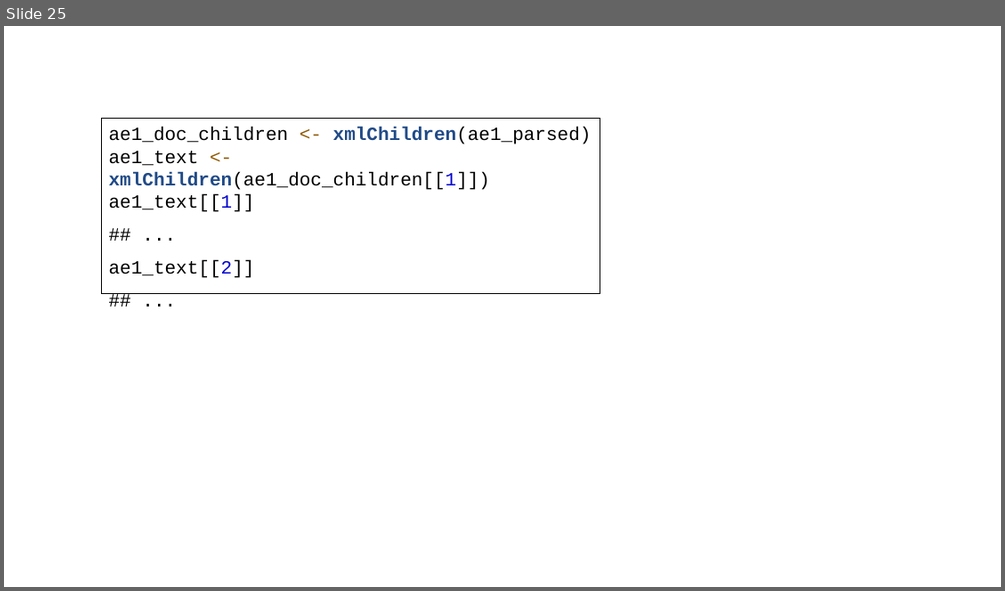
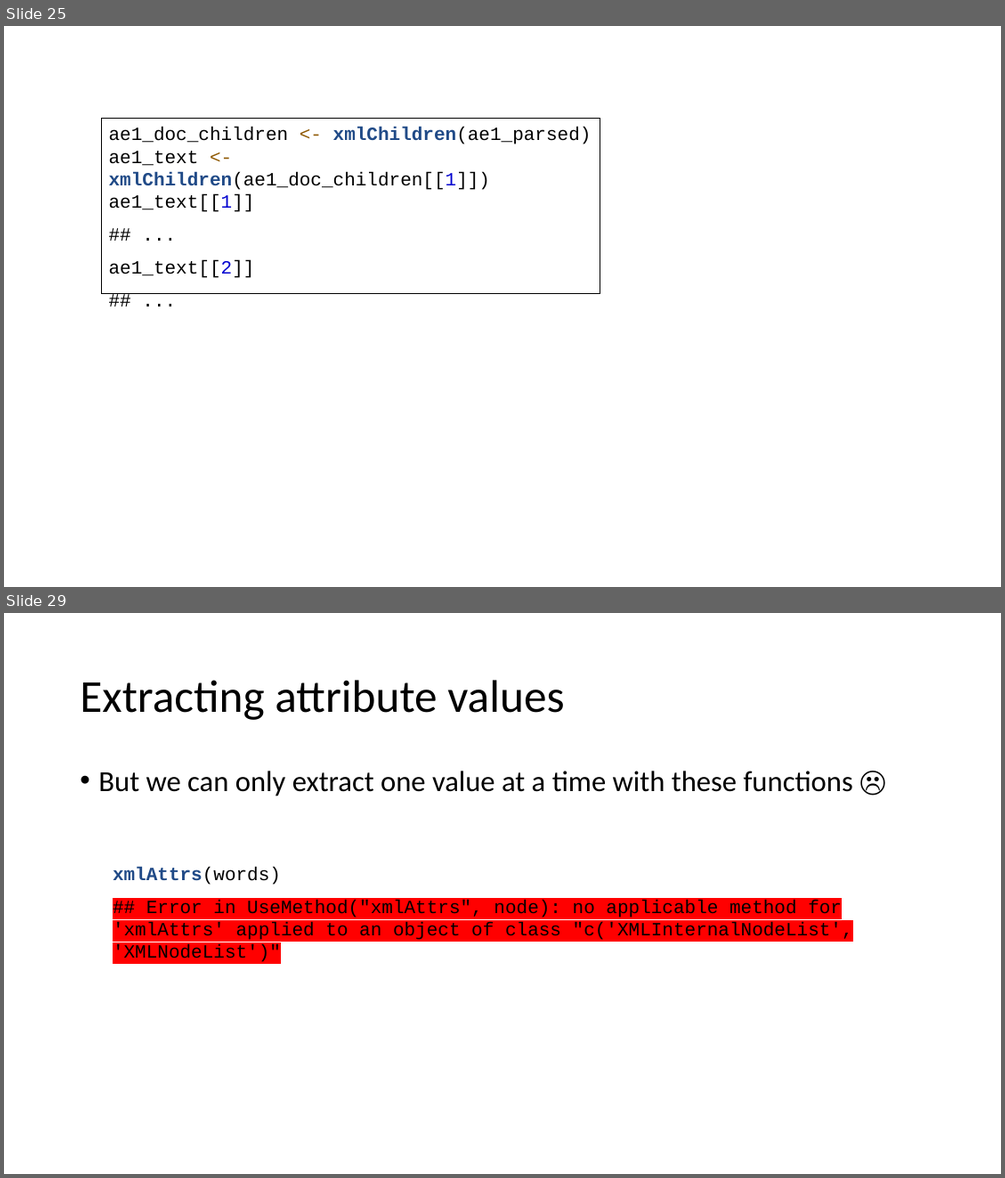
Before and after one commit to ajrtallman/Corpus_Linguistics_FSU_2023-2024, a slide deck: 03_lectures/Corpus linguistics_2023_12_15.pptx. Shown one above the other, each under a label of ours: slide 25 before the commit, slides 25 and 29 after it; the slides between them are not shown. The pictures are 1005x591 and 1005x1178 pixels, drawn with LibreOffice and Linux fonts; fonts in the diff are those of the drawing. Boxes give left, top, right and bottom in pixels: in the first picture for what was removed or moved away, otherwise in the second. Text is boxed around its words. In the diff, an @@ line names an element or a change of style, - is before the commit and + after.

```diff
--- a/03_lectures/Corpus linguistics_2023_12_15.pptx
+++ b/03_lectures/Corpus linguistics_2023_12_15.pptx
@@ slide 29 added at (4, 613, 1001, 1174), background #FFFFFF @@
@@ title added at (80, 680, 564, 720), 44 pt, text #000000 @@
+Extracting attribute values
@@ text added at (98, 771, 853, 796), 28 pt, text #000000 @@
+• But we can only extract one value at a time with these functions ☹
@@ text added at (113, 867, 853, 940), 18 pt, text #000000 @@
+xmlAttrs(words)
+## Error in UseMethod("xmlAttrs", node): no applicable method for 'xmlAttrs' applied to an object of class "c('XMLInternalNodeList', 'XMLNodeList')"
```
Also in this commit, not shown: 1 slide changed, 6 other slides added.
